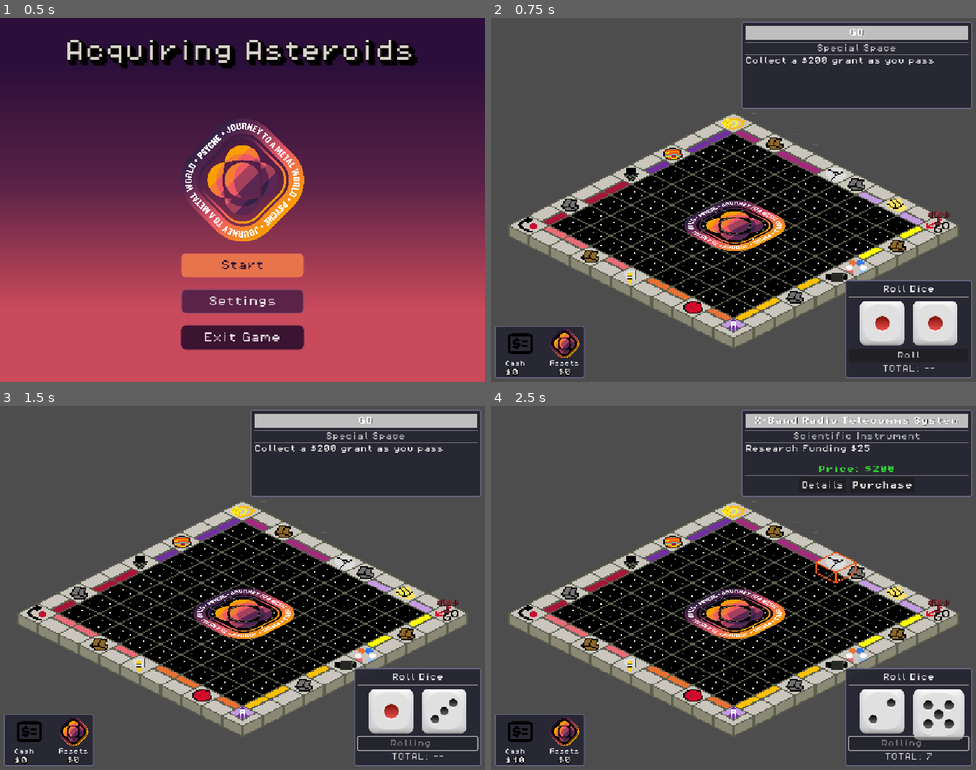
Above: before the commit, frames 1-4 (two rows, left to right).
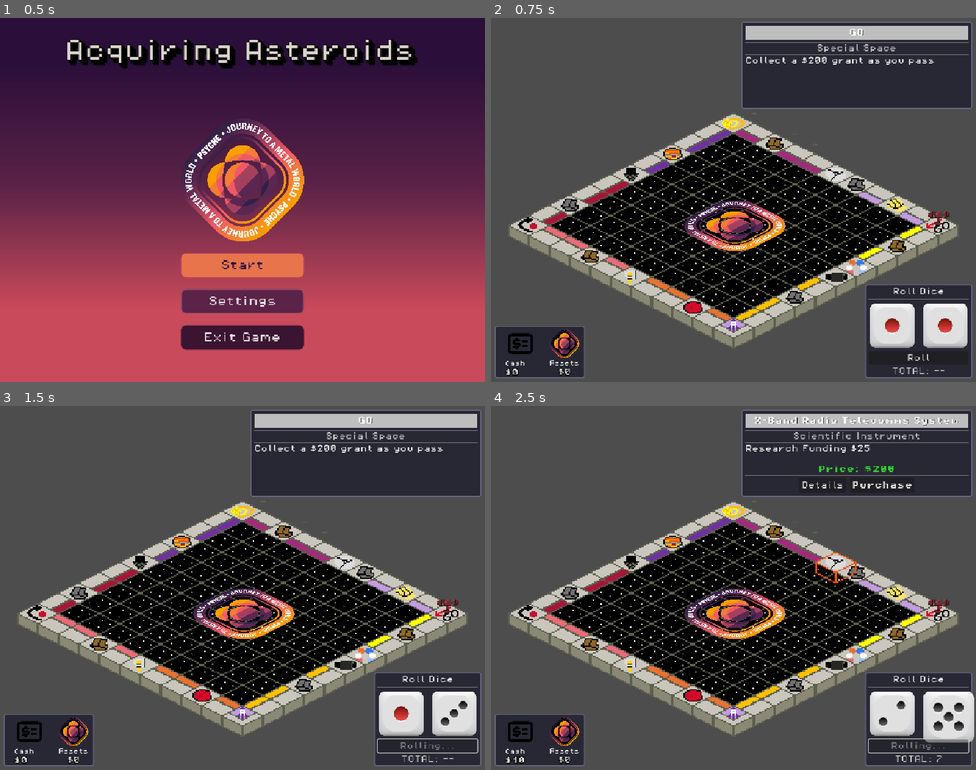
Above: after the commit, the same moments.

Repository: MissionToPsyche-Platinum/platinum_24d_game_psycheopoly-psb
Game: Godot game, scene res://scenes/StartMenu.tscn
The game is run twice, just before and just after one commit, with the same random seed, the same clock (stepped at 60 frames per second) and the same inputs.
Inputs (mouse positions are in pixels of both pictures, inside the frame that each line leads up to):
- Up to frame 1 (0.5 s): no input
- Up to frame 2 (0.75 s): click "Start" at 0.5 s
- Up to frame 3 (1.5 s): click "Roll" at 1.25 s
- Up to frame 4 (2.5 s): tap Enter at 2 s; move the mouse to (840, 569) at 2.02 s; tap C at 2.1 s; click (840, 569) at 2.17 s

Frame 1 is identical in both runs. In frame 2, 3.3% of the frame differs, in the area x 73-100%, y 72-99%; in frame 3, 3.7%; in frame 4, 3.9%.

Commit message:
fix: adjust offset values for improved layout in DiceRollPanel

Diff:
--- a/scenes/DiceRollPanel.tscn
+++ b/scenes/DiceRollPanel.tscn
@@ -48,9 +48,9 @@
 anchors_preset = 15
 anchor_right = 1.0
 anchor_bottom = 1.0
-offset_left = -75.999985
-offset_top = -75.0
-offset_right = 1.5258789e-05
+offset_left = -34.0
+offset_top = -66.0
+offset_right = 3.0517578e-05
 grow_horizontal = 2
 grow_vertical = 2
 theme_override_styles/panel = SubResource("StyleBoxFlat_panel")
